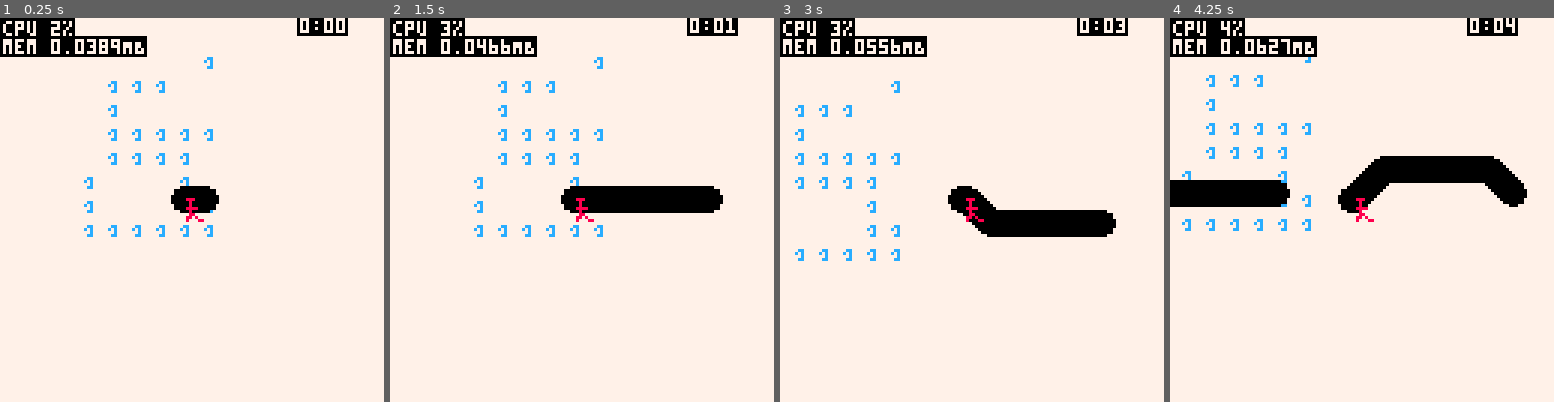
Above: before the commit, frames 1-4 (left to right).
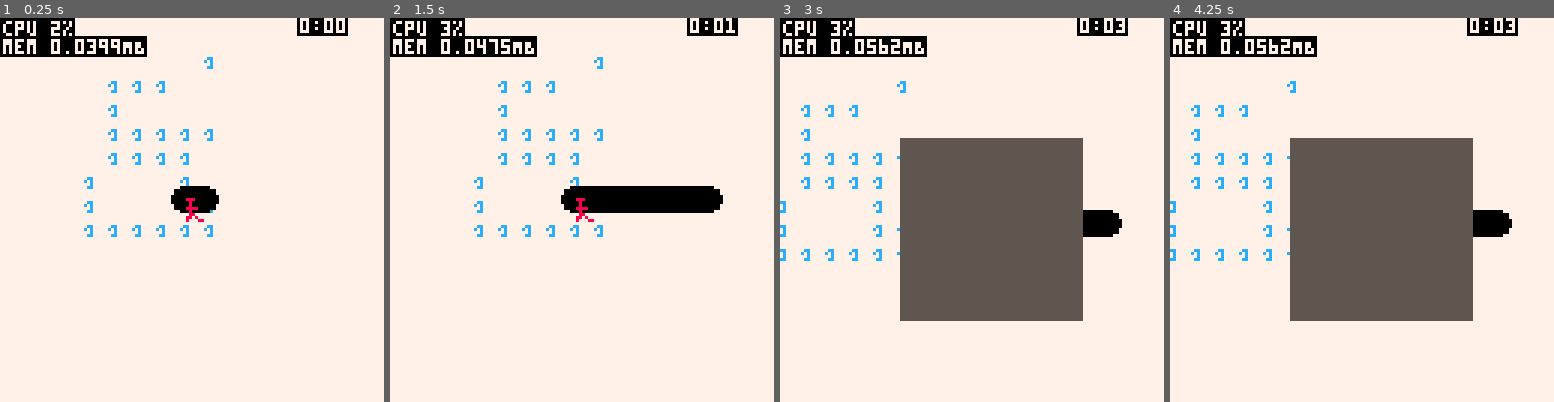
Above: after the commit, the same moments.

Repository: wsasaki01/bath-hack-2026
Game: PICO-8 cartridge bh26.p8
Two runs of this game, one before a commit and one after it. Both use one fixed random seed, a clock stepped at 60 frames per second and the inputs below.
Inputs:
- Up to frame 1 (0.25 s): no input
- Up to frame 2 (1.5 s): tap O (Z key) at 0.7 s
- Up to frame 3 (3 s): hold Right 1.6-2.1 s; tap O (Z key) every 0.4 s from 1.7 to 2.9 s; hold Up 2.15-2.42 s; hold Right from 2.47 s (still down)
- Up to frame 4 (4.25 s): release Right at 3.03 s; hold Left 3.08-3.58 s; tap O (Z key) at 3.3, 3.7, 4.1 s; hold Down 3.63-3.97 s; hold Right from 4.02 s (still down)

The runs differ from the first frame. In frame 1, less than 0.1% of the frame differs, in the area x 25-28%, y 7-10%; in frame 2, less than 0.1%; in frame 3, 24%; in frame 4, 28%, in the area x 0-93%, y 0-79%.

Commit message:
menu stuff

Diff:
--- a/draw.lua
+++ b/draw.lua
@@ -25,6 +25,14 @@
 
 		-- Reset camera (draw all UI after this)
 		camera()
+
+		if end_screen then
+			rectfill(40,40,100,100,5)
+			print("end!", 40, 40)
+			print("replay")
+			print("back to title")
+		end
+
 		local secs = time
 		local mins = flr(time / 60)
 		local nice_secs = time % 60
--- a/init.lua
+++ b/init.lua
@@ -16,8 +16,13 @@
 	-- 1(main menu) 2(game)
 	menu = 1
 
+	control_menu = true
+
 	-- Main menu selected option index
 	menu_idx = 1
+
+
+	end_screen = false
 
 	--[[]]
 	-- DEBUG: Launch to game
@@ -27,6 +32,7 @@
 end
 
 function init_game()
+	control_menu = false
 	p = create_player()
 	items = {}
 	projs = {}
--- a/output/draw_out.lua
+++ b/output/draw_out.lua
@@ -25,6 +25,14 @@
 
 
 		camera()
+
+		if end_screen then
+			rectfill(40,40,100,100,5)
+			print("end!", 40, 40)
+			print("replay")
+			print("back to title")
+		end
+
 		local secs = time
 		local mins = flr(time / 60)
 		local nice_secs = time % 60
--- a/output/init_out.lua
+++ b/output/init_out.lua
@@ -19,6 +19,8 @@
 
 	menu_idx = 1
 
+	end_screen = false
+
 	--[[]]
 
 	menu = 2
--- a/output/update_out.lua
+++ b/output/update_out.lua
@@ -9,8 +9,7 @@
 
 	block = counters.trans_cnt != -1
 
-
-	if menu==1 then
+	if control_menu and not block then
 		if not block then
 
 			if btnp(2) and menu_idx != 1 then
@@ -23,20 +22,34 @@
 				if (menu_idx==1) counters.trans_cnt = 30
 			end
 		end
+	end
+
+
+	if menu==1 then
 
 	elseif menu==2 then
-		time = flr(t())
-
-		for i in all(items) do
-			i:cooldown()
-		end
+		if end_screen then
+			q=1
+		else
+			time = flr(t())
 
 
-		for pr in all(projs) do
-			pr:update()
+			if time > 2 then
+				end_screen = true
+				menu_idx = 0
+			end
+
+			for i in all(items) do
+				i:cooldown()
+			end
+
+
+			for pr in all(projs) do
+				pr:update()
+			end
+
+			p:move()
 		end
-
-		p:move()
 	end
 
 
--- a/update.lua
+++ b/update.lua
@@ -9,8 +9,7 @@
 
 	block = counters.trans_cnt != -1
 
-	-- Title Screen
-	if menu==1 then
+	if control_menu and not block then
 		if not block then
 			-- Moving "cursor"
 			if btnp(2) and menu_idx != 1 then
@@ -23,20 +22,34 @@
 				if (menu_idx==1) counters.trans_cnt = 30
 			end
 		end
+	end
+
+	-- Title Screen
+	if menu==1 then
 	-- Game
 	elseif menu==2 then
-		time = flr(t())
+		if end_screen then
+			q=1
+		else
+			time = flr(t())
 
-		for i in all(items) do
-			i:cooldown()
+			-- Stop game after time is up
+			if time > 2 then
+				end_screen = true
+				menu_idx = 0
+			end
+
+			for i in all(items) do
+				i:cooldown()
+			end
+
+			-- Projectile processing
+			for pr in all(projs) do
+				pr:update()
+			end
+
+			p:move()
 		end
-
-		-- Projectile processing
-		for pr in all(projs) do
-			pr:update()
-		end
-
-		p:move()
 	end
 
 	-- Change to different menu modes in the middle of transitions (15th frame out of 30)
